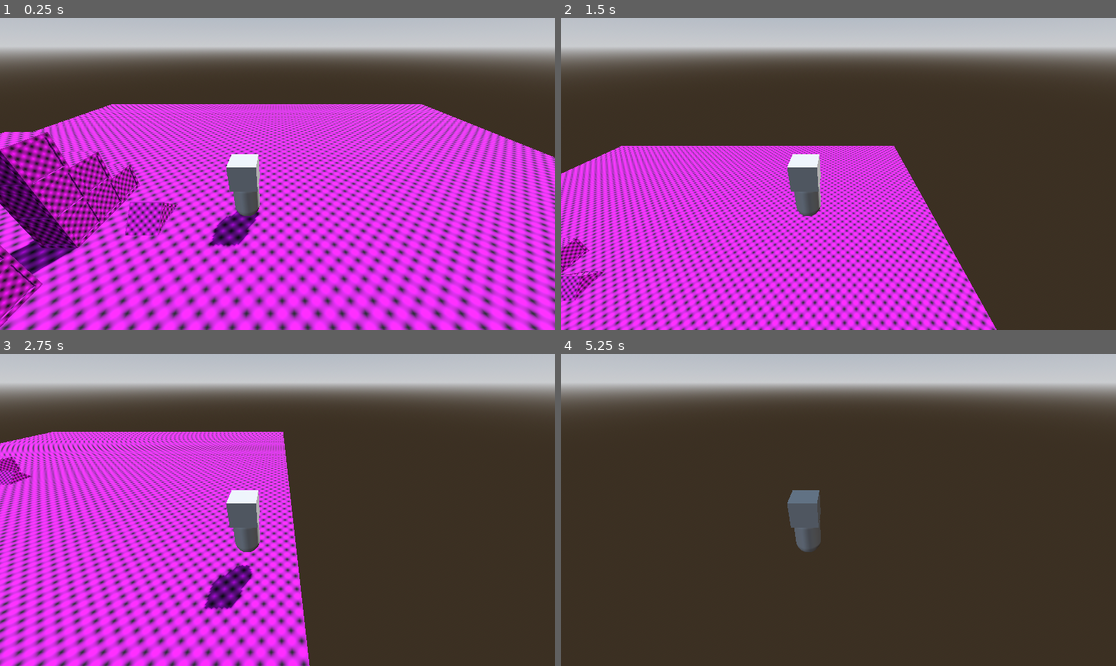
Above: before the commit, frames 1-4 (two rows, left to right).
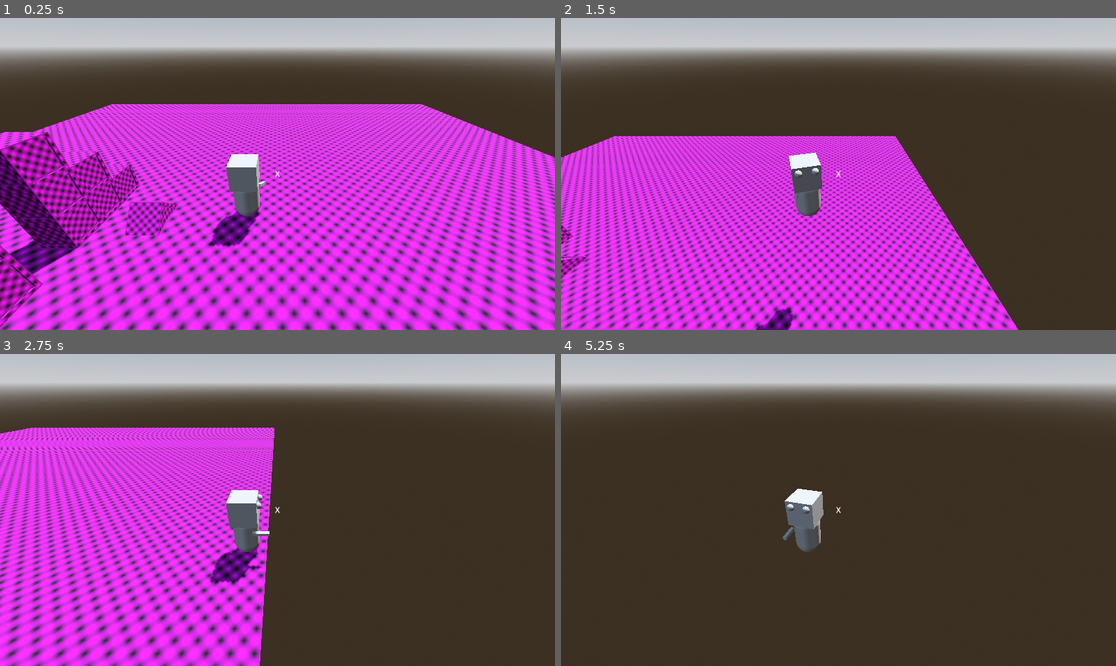
Above: after the commit, the same moments.

Repository: Kibibibit/scrapyardescape
Game: Godot game, scene res://levels/test_levels/test_level.tscn
The game is run twice, just before and just after one commit, with the same random seed, the same clock (stepped at 60 frames per second) and the same inputs.
Inputs (mouse positions are in pixels of both pictures, inside the frame that each line leads up to):
- Up to frame 1 (0.25 s): no input
- Up to frame 2 (1.5 s): tap Enter at 0.5 s; move the mouse to (960, 158) at 0.52 s; hold D (player_right) 0.53-1.28 s; click (960, 158) at 0.67 s; tap Space (player_jump) at 0.77 s; move the mouse to (727, 189) at 1.27 s; hold S (player_backward) from 1.28 s (still down); click (727, 189) at 1.42 s
- Up to frame 3 (2.75 s): tap Space (player_jump) at 1.52 s; move the mouse to (333, 441) at 2.02 s; release S (player_backward) at 2.03 s; hold D (player_right) from 2.03 s (still down); click (333, 441) at 2.17 s
- Up to frame 4 (5.25 s): move the mouse to (810, 572) at 2.77 s; release D (player_right) at 2.78 s; hold W (player_forward) 2.78-3.53 s; click (810, 572) at 2.92 s; tap Space (player_jump) at 3.02, 3.77, 4.52, 5 s; move the mouse to (1005, 556) at 3.52 s; hold A (player_left) 3.53-5.03 s; click (1005, 556) at 3.67 s; move the mouse to (672, 463) at 4.27 s; click (672, 463) at 4.42 s; move the mouse to (866, 510) at 5.02 s; hold S (player_backward) from 5.03 s (still down); click (866, 510) at 5.17 s

The runs differ from the first frame. In frame 1, less than 0.1% of the frame differs, in the area x 46-51%, y 48-61%; in frame 2, 29%, in the area x 0-83%, y 37-100%; in frame 3, 27%; in frame 4, 0.5%.

Commit message:
Added camera controls, a test weapon and improved the physics

Diff:
--- a/levels/test_levels/test_level.tscn
+++ b/levels/test_levels/test_level.tscn
@@ -92,3 +92,25 @@
 
 [node name="CameraRig" parent="Player" instance=ExtResource("4_hvxhd")]
 transform = Transform3D(1, 0, 0, 0, 1, 0, 0, 0, 1, 0, 1.54543, 0)
+
+[node name="Control" type="Control" parent="."]
+layout_mode = 3
+anchors_preset = 15
+anchor_right = 1.0
+anchor_bottom = 1.0
+grow_horizontal = 2
+grow_vertical = 2
+
+[node name="CenterContainer" type="CenterContainer" parent="Control"]
+layout_mode = 1
+anchors_preset = 15
+anchor_right = 1.0
+anchor_bottom = 1.0
+grow_horizontal = 2
+grow_vertical = 2
+
+[node name="Label" type="Label" parent="Control/CenterContainer"]
+layout_mode = 2
+text = "X"
+horizontal_alignment = 1
+vertical_alignment = 1
--- a/prefabs/entities/camera_rig/camera_rig.gd
+++ b/prefabs/entities/camera_rig/camera_rig.gd
@@ -1,6 +1,34 @@
 extends Node3D
 class_name CameraRig
 
+enum CameraState {FOLLOWING_PLAYER}
+
+@export var camera_state: CameraState = CameraState.FOLLOWING_PLAYER
 @export var arm_pivot: Node3D
 @export var spring_arm: Node3D
 @export var camera: Camera3D
+@export var aim_ray: RayCast3D
+
+
+var _relative_motion := Vector2.ZERO
+
+func _input(event: InputEvent) -> void:
+	if event is InputEventMouseMotion:
+		if Input.mouse_mode == Input.MOUSE_MODE_CAPTURED:
+			_relative_motion = event.screen_relative
+
+	if event is InputEventMouseButton:
+		if event.button_index == MOUSE_BUTTON_MIDDLE && event.pressed:
+			if Input.mouse_mode != Input.MOUSE_MODE_CAPTURED:
+				Input.mouse_mode = Input.MOUSE_MODE_CAPTURED
+			else:
+				Input.mouse_mode = Input.MOUSE_MODE_VISIBLE
+
+
+func _process(delta: float) -> void:
+	if camera_state == CameraState.FOLLOWING_PLAYER:
+		rotation.y -= InputSettings.mouse_sensitivity*_relative_motion.x*delta
+		rotation.x -= InputSettings.mouse_sensitivity*_relative_motion.y*delta
+
+
+	_relative_motion = Vector2.ZERO
--- a/prefabs/entities/camera_rig/camera_rig.tscn
+++ b/prefabs/entities/camera_rig/camera_rig.tscn
@@ -4,11 +4,12 @@
 
 [sub_resource type="SphereShape3D" id="SphereShape3D_mx1mh"]
 
-[node name="CameraRig" type="Node3D" node_paths=PackedStringArray("arm_pivot", "spring_arm", "camera")]
+[node name="CameraRig" type="Node3D" node_paths=PackedStringArray("arm_pivot", "spring_arm", "camera", "aim_ray")]
 script = ExtResource("1_udhj1")
 arm_pivot = NodePath("ArmPivot")
 spring_arm = NodePath("ArmPivot/SpringArm3D")
 camera = NodePath("ArmPivot/SpringArm3D/Camera3D")
+aim_ray = NodePath("ArmPivot/SpringArm3D/Camera3D/RayCast3D")
 
 [node name="ArmPivot" type="Node3D" parent="."]
 transform = Transform3D(1, 0, 0, 0, 0.84715, 0.531354, 0, -0.531354, 0.84715, 0.970517, 0, 0)
@@ -18,3 +19,8 @@
 spring_length = 6.0
 
 [node name="Camera3D" type="Camera3D" parent="ArmPivot/SpringArm3D"]
+
+[node name="RayCast3D" type="RayCast3D" parent="ArmPivot/SpringArm3D/Camera3D"]
+transform = Transform3D(1, 0, 0, 0, 1, 0, 0, 0, 1, 0, 0, 0)
+target_position = Vector3(0, 0, -1000)
+collision_mask = 3
--- a/prefabs/entities/player/player.gd
+++ b/prefabs/entities/player/player.gd
@@ -3,9 +3,17 @@
 
 
 @export var camera_rig: CameraRig
-
+@export var weapon: WeaponPrefab
 
 func _ready() -> void:
 	if move_component is PlayerMoveComponent:
 		move_component.camera_rig = camera_rig
 	super()
+
+
+
+func _process(_delta: float) -> void:
+	if camera_rig.aim_ray.is_colliding():
+		weapon.look_at(camera_rig.aim_ray.get_collision_point(), Vector3.UP)
+	else:
+		weapon.rotation = Vector3.ZERO
--- a/prefabs/entities/player/player.tscn
+++ b/prefabs/entities/player/player.tscn
@@ -1,7 +1,8 @@
-[gd_scene load_steps=12 format=3 uid="uid://cn6cvhd6him37"]
+[gd_scene load_steps=13 format=3 uid="uid://cn6cvhd6him37"]
 
 [ext_resource type="Script" uid="uid://deqmr5acxko55" path="res://prefabs/entities/player/player.gd" id="1_crdqx"]
 [ext_resource type="Script" uid="uid://bjvd7p8r43ypi" path="res://scripts/state_machine/state_machine.gd" id="1_mcok7"]
+[ext_resource type="PackedScene" uid="uid://bcxvu1t2hcb7v" path="res://prefabs/weapons/gun_test.tscn" id="2_5pt8g"]
 [ext_resource type="Script" uid="uid://lyppisvsvvw0" path="res://scripts/state_machine/player_states/state_player_idle.gd" id="2_crdqx"]
 [ext_resource type="Script" uid="uid://v3eg6cgscxfs" path="res://scripts/components/player_move_component.gd" id="4_2ka7j"]
 [ext_resource type="Script" uid="uid://wtl7a1amqjg0" path="res://scripts/state_machine/player_states/state_player_move.gd" id="5_ul3qg"]
@@ -21,12 +22,17 @@
 radius = 0.1
 height = 0.2
 
-[node name="Player" type="CharacterBody3D" node_paths=PackedStringArray("state_machine", "skin", "move_component")]
+[node name="Player" type="CharacterBody3D" node_paths=PackedStringArray("weapon", "state_machine", "skin", "move_component")]
+collision_layer = 2
+collision_mask = 3
 script = ExtResource("1_crdqx")
+weapon = NodePath("PlayerSkin/Hand/GunTest")
 state_machine = NodePath("StateMachine")
 skin = NodePath("PlayerSkin")
 move_component = NodePath("PlayerMoveComponent")
 air_accel = 30.0
+jump_impulse = 12.0
+gravity = 20.0
 
 [node name="CollisionShape3D" type="CollisionShape3D" parent="."]
 transform = Transform3D(1, 0, 0, 0, 1, 0, 0, 0, 1, 0, 1, 0)
@@ -53,6 +59,11 @@
 [node name="MeshInstance3D3" type="MeshInstance3D" parent="PlayerSkin/Head/HeadMesh"]
 transform = Transform3D(1, 0, 0, 0, 1, 0, 0, 0, 1, -0.23, 0.235, -0.42)
 mesh = SubResource("SphereMesh_mcok7")
+
+[node name="Hand" type="Marker3D" parent="PlayerSkin"]
+transform = Transform3D(1, 0, 0, 0, 1, 0, 0, 0, 1, 0.3794, 0.952823, -0.235728)
+
+[node name="GunTest" parent="PlayerSkin/Hand" instance=ExtResource("2_5pt8g")]
 
 [node name="PlayerMoveComponent" type="Node" parent="."]
 script = ExtResource("4_2ka7j")
--- /dev/null
+++ b/prefabs/weapons/gun_test.tscn
@@ -0,0 +1,24 @@
+[gd_scene load_steps=3 format=3 uid="uid://bcxvu1t2hcb7v"]
+
+[ext_resource type="Script" uid="uid://cod3x6ghv84w5" path="res://prefabs/weapons/weapon_prefab.gd" id="1_exji8"]
+
+[sub_resource type="BoxMesh" id="BoxMesh_bw8ve"]
+size = Vector3(0.1, 0.1, 0.5)
+
+[node name="GunTest" type="Node3D" node_paths=PackedStringArray("barrel_exit", "ray")]
+script = ExtResource("1_exji8")
+barrel_exit = NodePath("Marker3D")
+ray = NodePath("Marker3D/RayCast3D")
+
+[node name="MeshInstance3D" type="MeshInstance3D" parent="."]
+transform = Transform3D(1, 0, 0, 0, 1, 0, 0, 0, 1, 0, 0, -0.25)
+mesh = SubResource("BoxMesh_bw8ve")
+
+[node name="Marker3D" type="Marker3D" parent="."]
+transform = Transform3D(1, 0, 0, 0, 1, 0, 0, 0, 1, 0, 0, -0.5)
+
+[node name="RayCast3D" type="RayCast3D" parent="Marker3D"]
+target_position = Vector3(0, 0, -1000)
+collision_mask = 3
+debug_shape_custom_color = Color(1, 0, 0, 1)
+debug_shape_thickness = 1
--- /dev/null
+++ b/prefabs/weapons/weapon_prefab.gd
@@ -0,0 +1,5 @@
+extends Node3D
+class_name WeaponPrefab
+
+@export var barrel_exit: Node3D
+@export var ray: RayCast3D
--- a/project.godot
+++ b/project.godot
@@ -14,6 +14,10 @@
 run/main_scene="uid://cdmong2s4s23i"
 config/features=PackedStringArray("4.4", "Forward Plus")
 config/icon="res://icon.svg"
+
+[autoload]
+
+InputSettings="*res://scripts/autoloads/input_settings.gd"
 
 [file_customization]
 
@@ -56,3 +60,8 @@
 "events": [Object(InputEventKey,"resource_local_to_scene":false,"resource_name":"","device":-1,"window_id":0,"alt_press …(192 unchanged characters)…
 ]
 }
+
+[layer_names]
+
+3d_physics/layer_1="Terrain"
+3d_physics/layer_2="Entities"
--- /dev/null
+++ b/scripts/autoloads/input_settings.gd
@@ -0,0 +1,4 @@
+extends Node
+
+
+var mouse_sensitivity: float = 0.25
--- a/scripts/node_types/stateful_character_3d.gd
+++ b/scripts/node_types/stateful_character_3d.gd
@@ -13,11 +13,30 @@
 @export var air_accel: float = 10.0
 @export var air_friction: float = 0.1
 @export var jump_impulse: float = 10.0
+@export var gravity: float = ProjectSettings.get_setting("physics/3d/default_gravity")
+@export var turn_speed: float = 8.0
+
+
+var _last_direction := Vector3.ZERO
 
 func _ready() -> void:
 	state_machine.init(self, move_component)
 
 
 
-func _physics_process(_delta: float) -> void:
+func _physics_process(delta: float) -> void:
+
+
+	var input_direction := move_component.get_movement_direction_3d()
+
+
+	input_direction.y = 0.0
+
+	if input_direction.length() > 0.2:
+		_last_direction = input_direction
+
+	var skin_angle := Vector3.FORWARD.signed_angle_to(_last_direction, Vector3.UP)
+
+	skin.rotation.y = lerp_angle(skin.rotation.y, skin_angle, delta*turn_speed)
+
 	move_and_slide()
--- a/scripts/state_machine/player_states/state_player_fall.gd
+++ b/scripts/state_machine/player_states/state_player_fall.gd
@@ -26,7 +26,6 @@
 	if _parent.is_on_floor():
 		if not move_direction.is_zero_approx():
 			return move_state
-		## If the player can jump, go to jump state
 		if _move_component.wants_jump() && _parent.is_on_floor():
 			return jump_state
 
--- a/scripts/state_machine/state.gd
+++ b/scripts/state_machine/state.gd
@@ -9,7 +9,7 @@
 var _move_component: MoveComponent
 var _animation_player: AnimationPlayer
 
-var gravity: float = ProjectSettings.get_setting("physics/3d/default_gravity")
+
 
 
 func do_init(
@@ -37,7 +37,7 @@
 
 func do_process(delta: float) -> State:
 	if apply_gravity:
-		_parent.velocity.y -= gravity*delta
+		_parent.velocity.y -= _parent.gravity*delta
 	return null
 
 func do_physics_process(_delta: float) -> State:
Not shown, added: prefabs/weapons/weapon_prefab.gd.uid
Not shown, added: scripts/autoloads/input_settings.gd.uid
